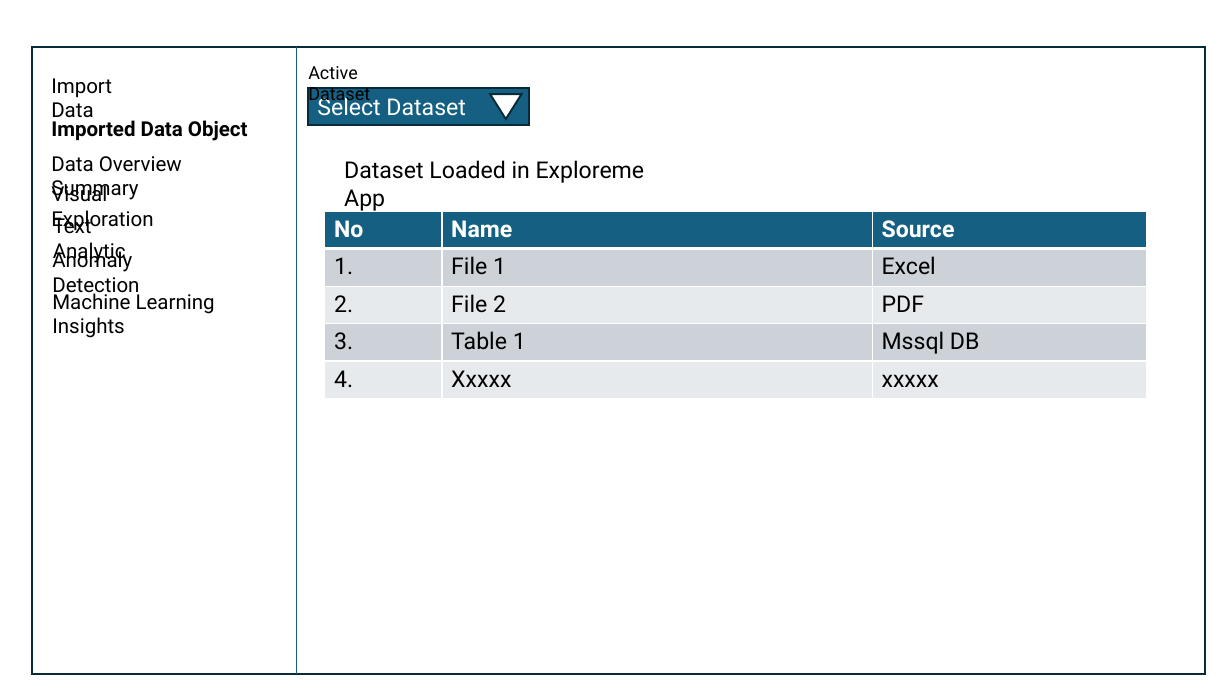
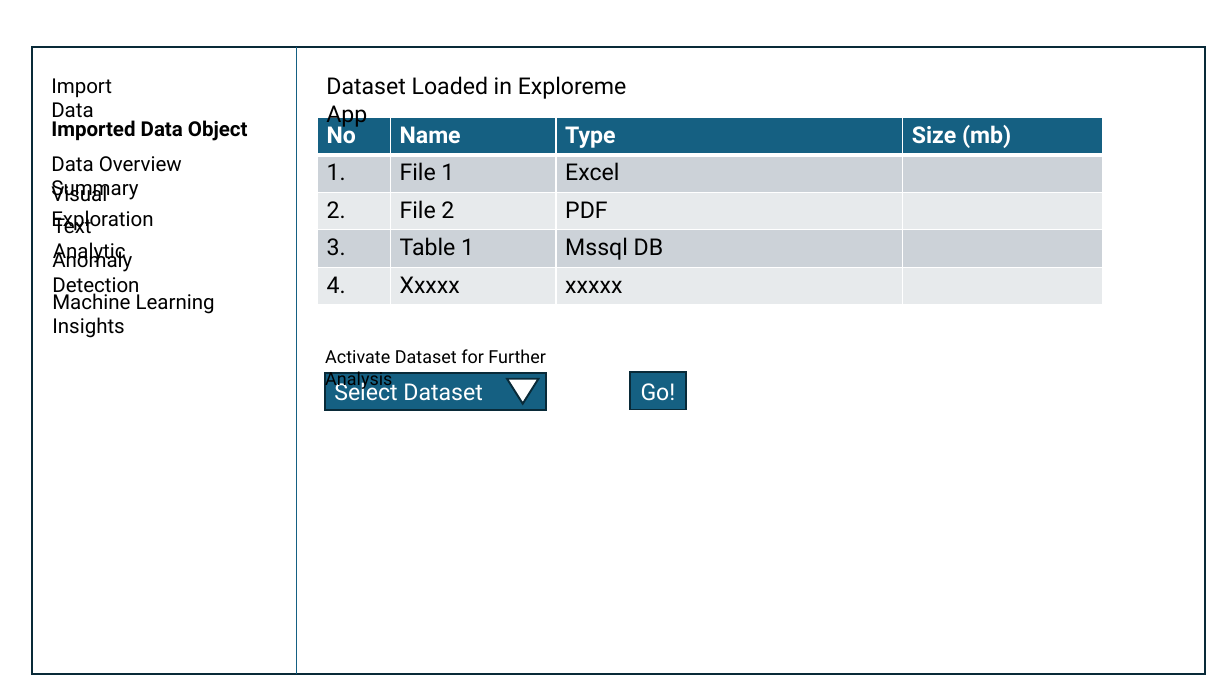
Before and after one commit to mredzuan/exploreme, a slide deck: slide 3 of app_sketch/app_UI.pptx. Drawn at 1232x693 pixels with LibreOffice and Linux fonts; fonts in the diff are those of the drawing. Boxes give left, top, right and bottom in pixels: in the first picture for what was removed or moved away, otherwise in the second. Text is boxed around its words. In the diff, an @@ line names an element or a change of style, - is before the commit and + after.

Commit message:
Update design for imported data obj view

```diff
--- a/app_sketch/app_UI.pptx
+++ b/app_sketch/app_UI.pptx
@@ text "Dataset Loaded in Exploreme App": place and size @@
-text "Dataset Loaded in Exploreme App" at [344,160,645,211]
+text "Dataset Loaded in Exploreme App" at [326,76,627,127]
@@ table at [317,117,1102,305] @@
-column 3: Source | Excel | PDF | Mssql DB | xxxxx
+column 3: Type | Excel | PDF | Mssql DB | xxxxx
+column 4: Size (mb) |  |  |  | 
@@ table: place and size @@
-table at [325,211,1147,398]
+table at [317,117,1102,305]
@@ text at [325,349,546,390]: text changed @@
-Active Dataset
+Activate Dataset for Further Analysis
@@ rectangle "Select Dataset": place and size @@
-rectangle "Select Dataset" at [309,88,530,125]
+rectangle "Select Dataset" at [325,372,546,409]
@@ triangle: place and size @@
-triangle at [490,94,521,119]
+triangle at [507,379,539,404]
@@ rectangle added at [630,372,686,409], fill #156082, outline #092A39 1.5 pt, 18 pt, text #FFFFFF @@
+Go!
```
